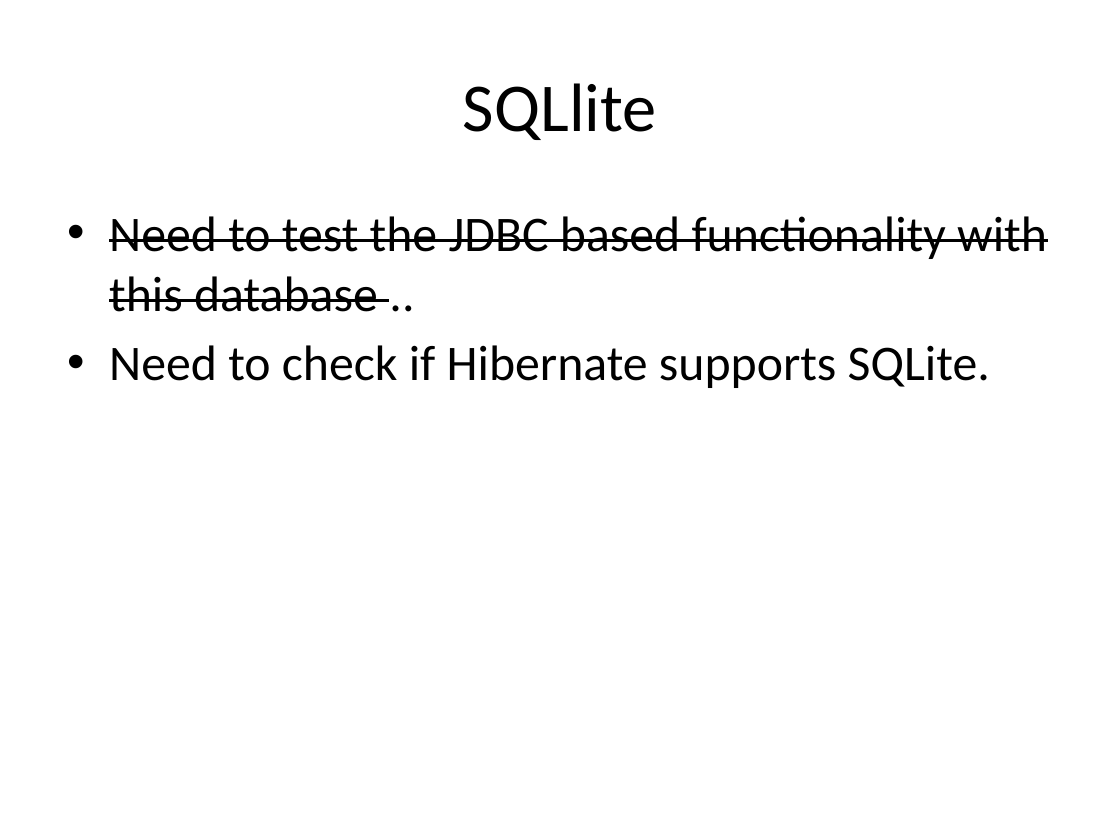
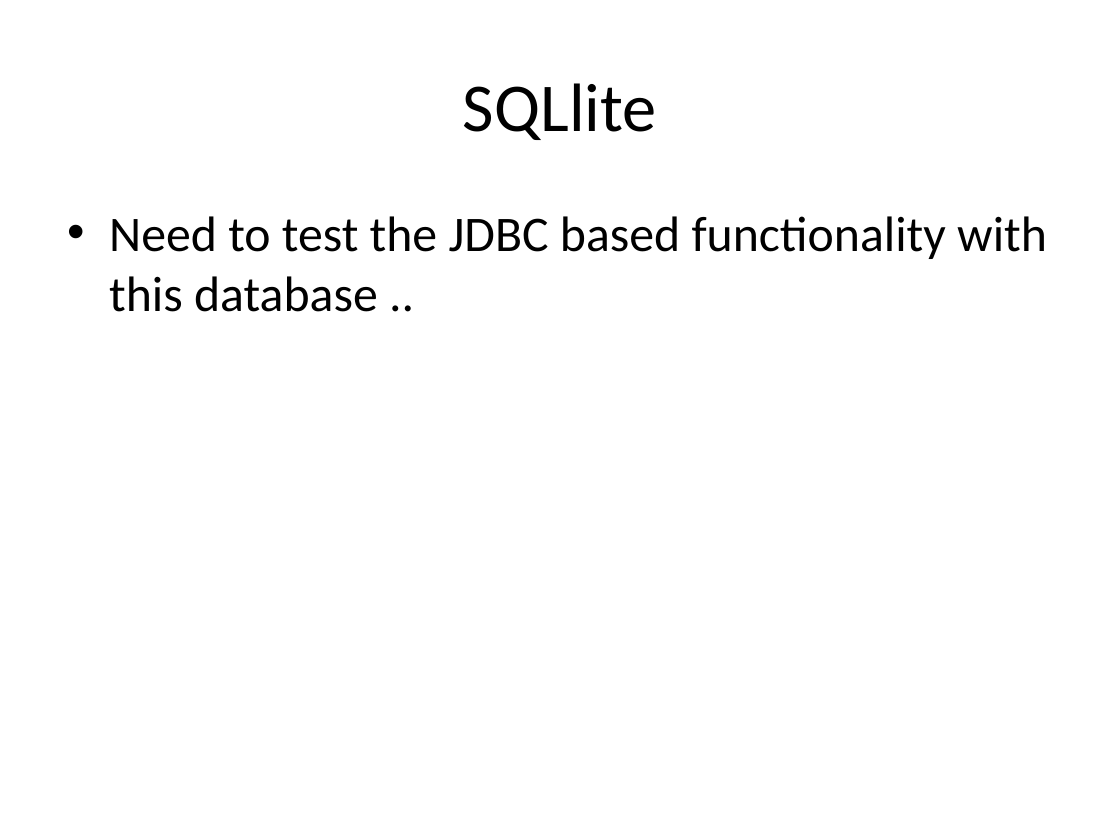
Before and after one commit to DebSreerekha/TODOManagementSystem, a slide deck: slide 8 of TODO_Management_System.pptx. Drawn at 1120x840 pixels with LibreOffice and Linux fonts; fonts in the diff are those of the drawing. Boxes give left, top, right and bottom in pixels: in the first picture for what was removed or moved away, otherwise in the second. Text is boxed around its words. In the diff, an @@ line names an element or a change of style, - is before the commit and + after.

```diff
--- a/TODO_Management_System.pptx
+++ b/TODO_Management_System.pptx
@@ text "Need to test the JDBC ..." at <box>109,216,1047,312</box>: strikethrough off @@
@@ text at <box>109,345,990,388</box>: paragraph removed @@
-• Need to check if Hibernate supports SQLite.
```
Also in this commit, not shown: 4 slides removed, 1 other file.
